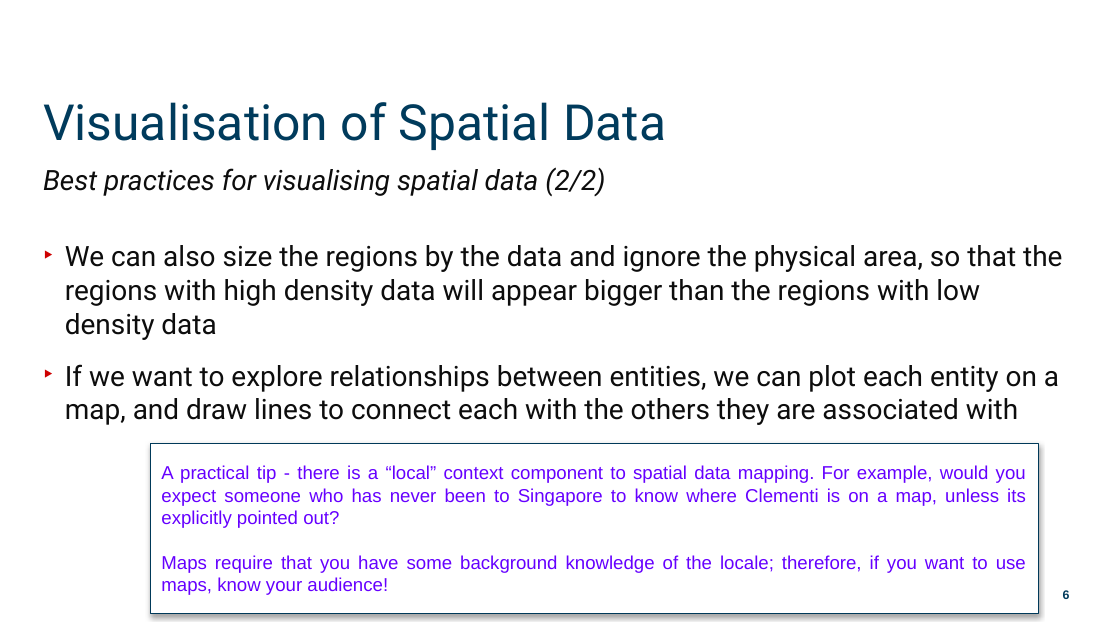
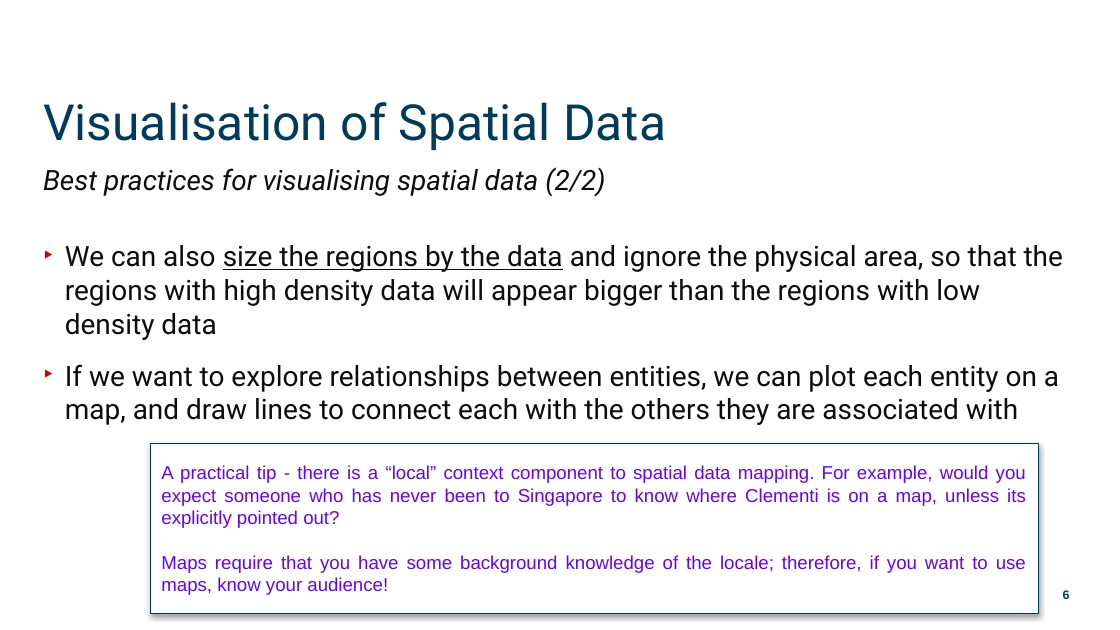
Before and after one commit to munishkumar-gh/munishkumar-gh.github.io, a slide deck: slide 6 of SuSS/ANL201 Study Unit 5_2021 - Lecturer.pptx. Drawn at 1120x630 pixels with LibreOffice and Linux fonts; fonts in the diff are those of the drawing; background and template pictures are left out. Boxes give left, top, right and bottom in pixels: in the first picture for what was removed or moved away, otherwise in the second. Text is boxed around its words. In the diff, an @@ line names an element or a change of style, - is before the commit and + after.

```diff
--- a/SuSS/ANL201 Study Unit 5_2021 - Lecturer.pptx
+++ b/SuSS/ANL201 Study Unit 5_2021 - Lecturer.pptx
@@ text at [65,245,1063,340]: underline on in "size the regions by the data" @@
```
Also in this commit, not shown: 3 other slides changed, 16 other files.
